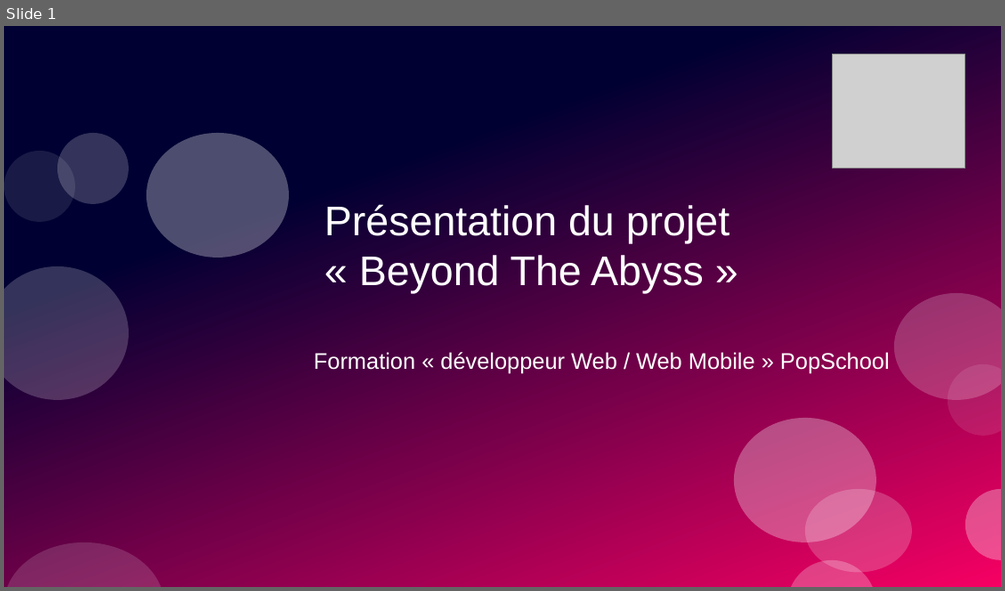
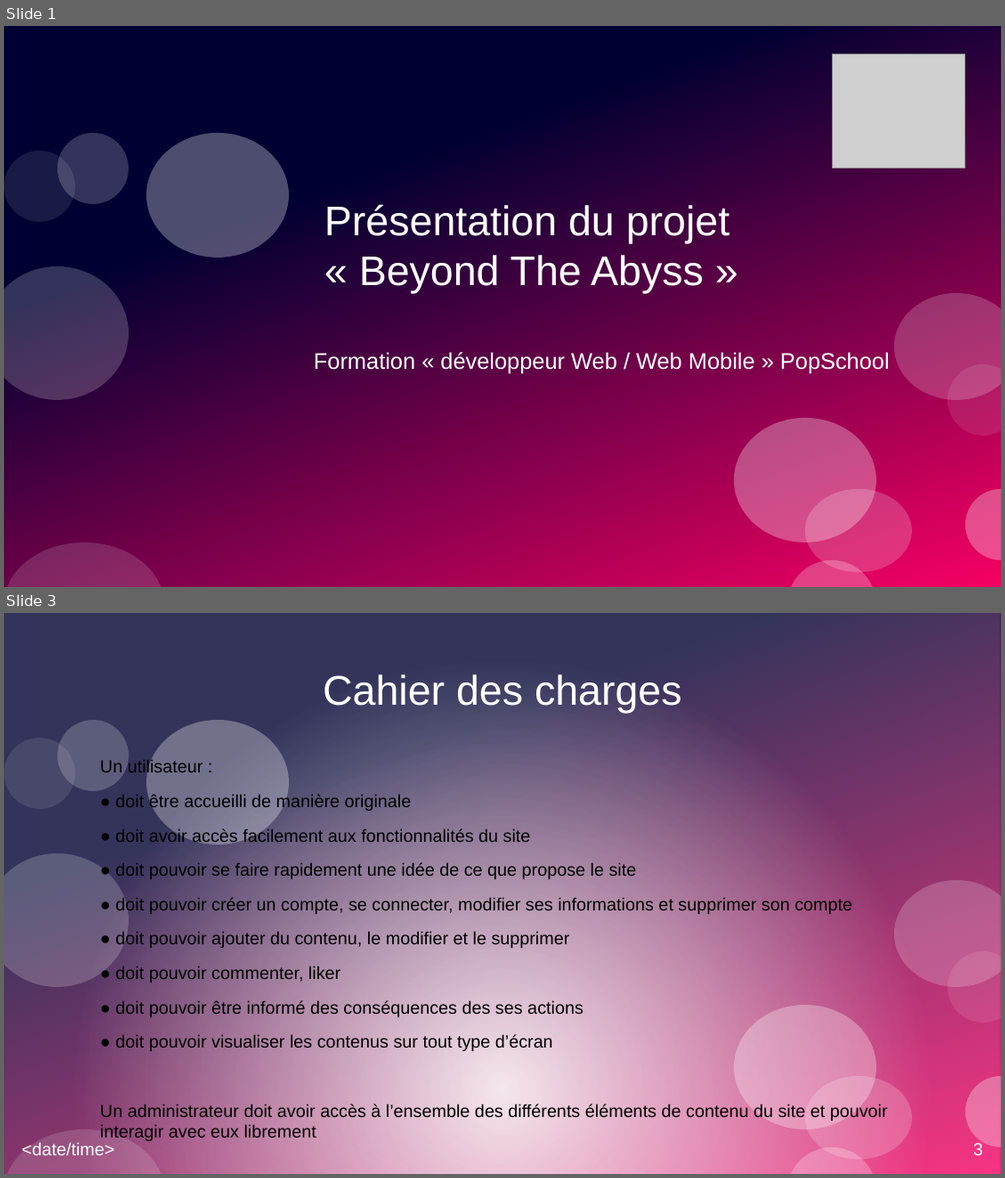
Before and after one commit to Khrystophe/Beyond-The-Abyss, a slide deck: Rapport/presentation.odp. Shown one above the other, each under a label of ours: slide 1 before the commit, slides 1 and 3 after it; the slides between them are not shown. The pictures are 1005x591 and 1005x1178 pixels, drawn with LibreOffice and Linux fonts; fonts in the diff are those of the drawing; grey boxes stand for pictures. Boxes give left, top, right and bottom in pixels: in the first picture for what was removed or moved away, otherwise in the second. Text is boxed around its words. In the diff, an @@ line names an element or a change of style, - is before the commit and + after.

Commit message:
presentation

```diff
--- a/Rapport/presentation.odp
+++ b/Rapport/presentation.odp
@@ slide 3 added at (x1=4, y1=613, x2=1001, y2=1174), background #FFFFFF; not listed: 11 template elements that a slide beside it also shows @@
@@ rectangle added at (x1=4, y1=613, x2=1000, y2=1174), fill gradient #FFFFFF @@
@@ title added at (x1=323, y1=674, x2=682, y2=713), 33 pt, text #FFFFFF @@
+Cahier des charges
@@ ellipse added at (x1=147, y1=720, x2=289, y2=844), fill #FFFFFF at 30% opacity @@
@@ text added at (x1=100, y1=759, x2=888, y2=1120), 14 pt, text #000000 @@
+Un utilisateur :
+● doit être accueilli de manière originale
+● doit avoir accès facilement aux fonctionnalités du site
+● doit pouvoir se faire rapidement une idée de ce que propose le site
+● doit pouvoir créer un compte, se connecter, modifier ses informations et supprimer son compte
+● doit pouvoir ajouter du contenu, le modifier et le supprimer
+● doit pouvoir commenter, liker
+● doit pouvoir être informé des conséquences des ses actions
+● doit pouvoir visualiser les contenus sur tout type d’écran
+Un administrateur doit avoir accès à l’ensemble des différents éléments de contenu du site et pouvoir interagir avec eux librement
@@ text added at (x1=22, y1=1142, x2=114, y2=1155), 14 pt, text #FFFFFF @@
+<date/time>
@@ page number added at (x1=973, y1=1143, x2=983, y2=1155), 14 pt, text #FFFFFF @@
+3
```
Also in this commit, not shown: 42 other slides added, 3 slides removed.
